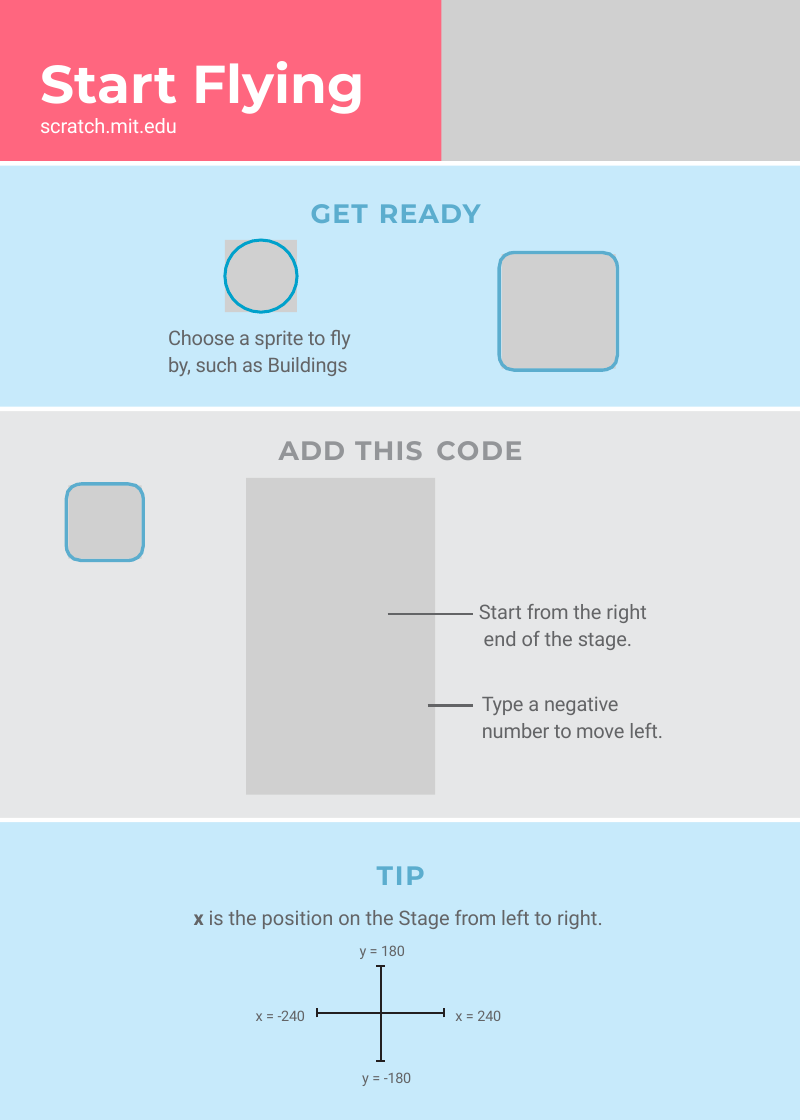
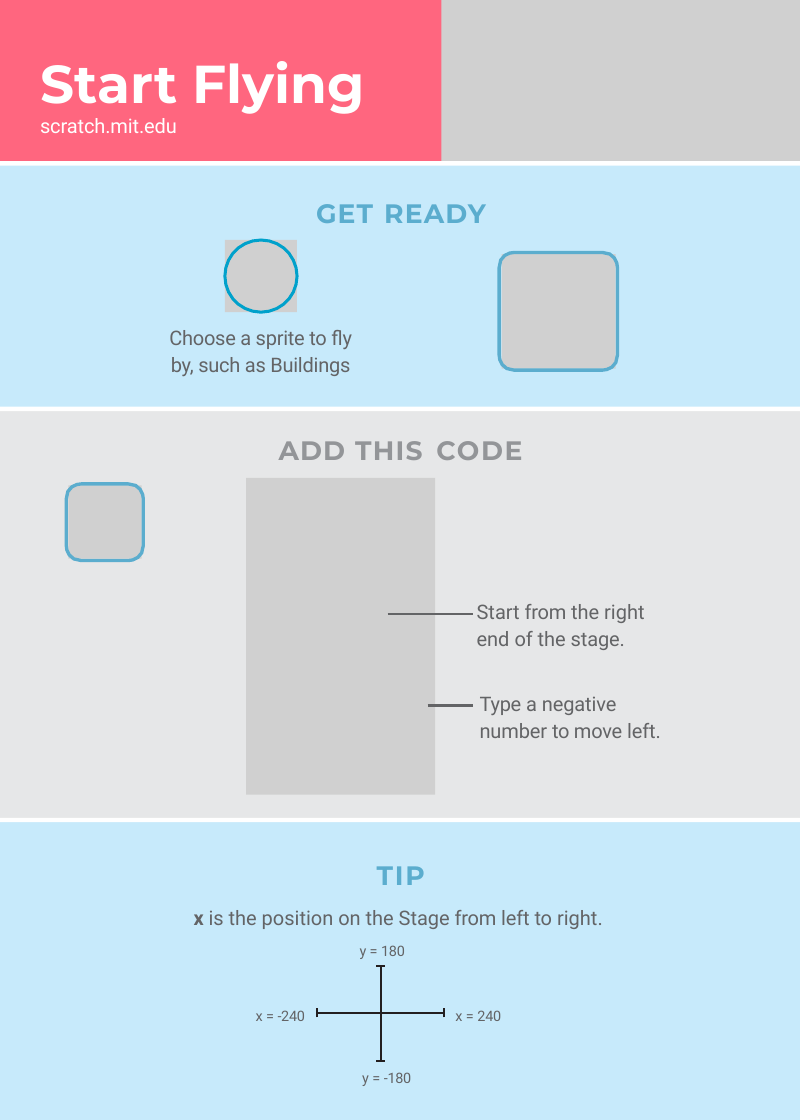
Before and after one commit to hansdejongehv/Scratch-Cards-Temp, a slide deck: slide 6 of English Scratch Cards easier to translate/fly-cards.pptx. Drawn at 800x1120 pixels with LibreOffice and Linux fonts; fonts in the diff are those of the drawing; grey boxes stand for pictures. Boxes give left, top, right and bottom in pixels: in the first picture for what was removed or moved away, otherwise in the second. Text is boxed around its words. In the diff, an @@ line names an element or a change of style, - is before the commit and + after.

```diff
--- a/English Scratch Cards easier to translate/fly-cards.pptx
+++ b/English Scratch Cards easier to translate/fly-cards.pptx
@@ text "GET READY" at box(316, 204, 486, 223): alignment left to centre @@
@@ text "Choose a sprite to fly ..." at box(169, 330, 352, 376): alignment left to centre; indent changed @@
@@ text "Start from the right end ..." at box(477, 604, 644, 650): indent changed @@
@@ text "Type a negative number to ..." at box(480, 697, 661, 738): indent changed @@
```
Also in this commit, not shown: 15 other slides changed, 1 other file.
